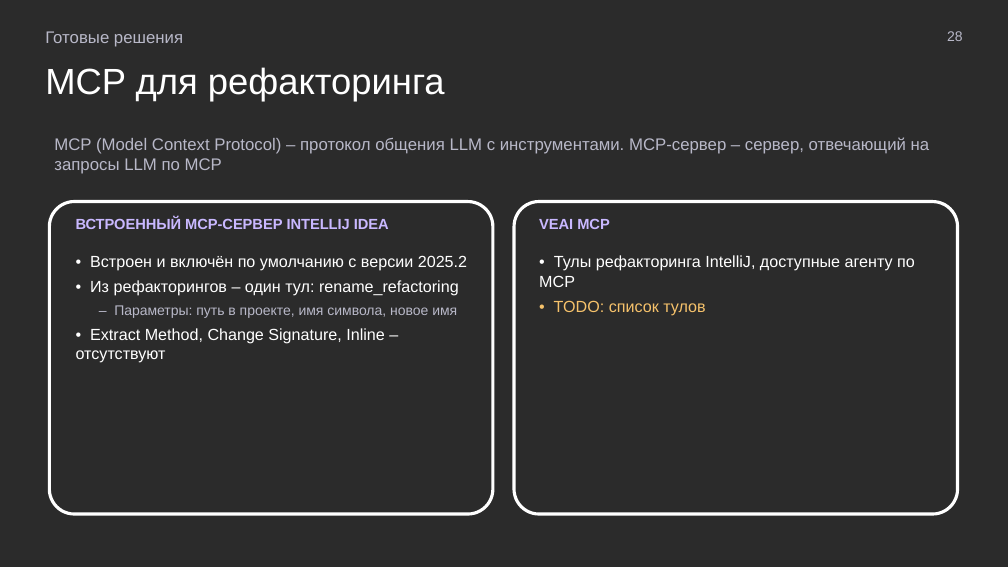
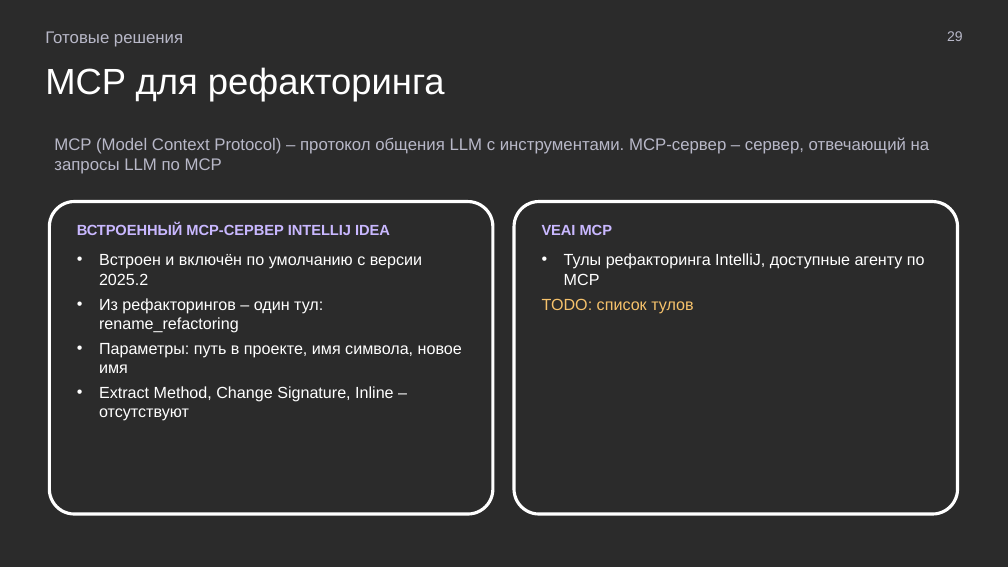
Before and after one commit to MchKosticyn/ide-refactoring-in-ai-agents, a slide deck: slide 29 of Доклад_ Рефакторинг в ИИ-агентах.pptx (slide 28 before the commit). Drawn at 1008x567 pixels with LibreOffice and Linux fonts; fonts in the diff are those of the drawing; background and template pictures are left out; a plain dark background stands for a picture behind light text. Boxes give left, top, right and bottom in pixels: in the first picture for what was removed or moved away, otherwise in the second. Text is boxed around its words. In the diff, an @@ line names an element or a change of style, - is before the commit and + after.

Commit message:
Text inside shapes, native bullets, plan slide progressive disclosure, neutral result aspects

```diff
--- a/Доклад_ Рефакторинг в ИИ-агентах.pptx
+++ b/Доклад_ Рефакторинг в ИИ-агентах.pptx
@@ rounded rectangle "VEAI MCP": place and size @@
-rounded rectangle "VEAI MCP" at <box>539,255,915,316</box>
+rounded rectangle "VEAI MCP" at <box>514,202,958,514</box>
@@ rounded rectangle "VEAI MCP" at <box>514,202,958,514</box>: outline none to #FFFFFF 2.25 pt @@
@@ rounded rectangle removed at <box>514,202,958,514</box> @@
@@ text removed at <box>76,217,389,229</box> @@
-ВСТРОЕННЫЙ MCP-СЕРВЕР INTELLIJ IDEA
@@ text in rounded rectangle at <box>77,223,462,421</box>: text added @@
+ВСТРОЕННЫЙ MCP-СЕРВЕР INTELLIJ IDEA
+• Встроен и включён по умолчанию с версии 2025.2
+• Из рефакторингов – один тул: rename_refactoring
+• Параметры: путь в проекте, имя символа, новое имя
+• Extract Method, Change Signature, Inline – отсутствуют
@@ text removed at <box>539,218,609,229</box> @@
-VEAI MCP
@@ text in rounded rectangle at <box>542,225,925,285</box>: text changed @@
-• Тулы рефакторинга IntelliJ, доступные агенту по MCP
-• TODO: список тулов
+VEAI MCP
+• Тулы рефакторинга IntelliJ, доступные агенту по MCP
+TODO: список тулов
@@ text removed at <box>76,255,467,363</box> @@
-• Встроен и включён по умолчанию с версии 2025.2
-• Из рефакторингов – один тул: rename_refactoring
-– Параметры: путь в проекте, имя символа, новое имя
-• Extract Method, Change Signature, Inline – отсутствуют
```
Also in this commit, not shown: 31 other slides changed, 1 slide added, 1 other file.
